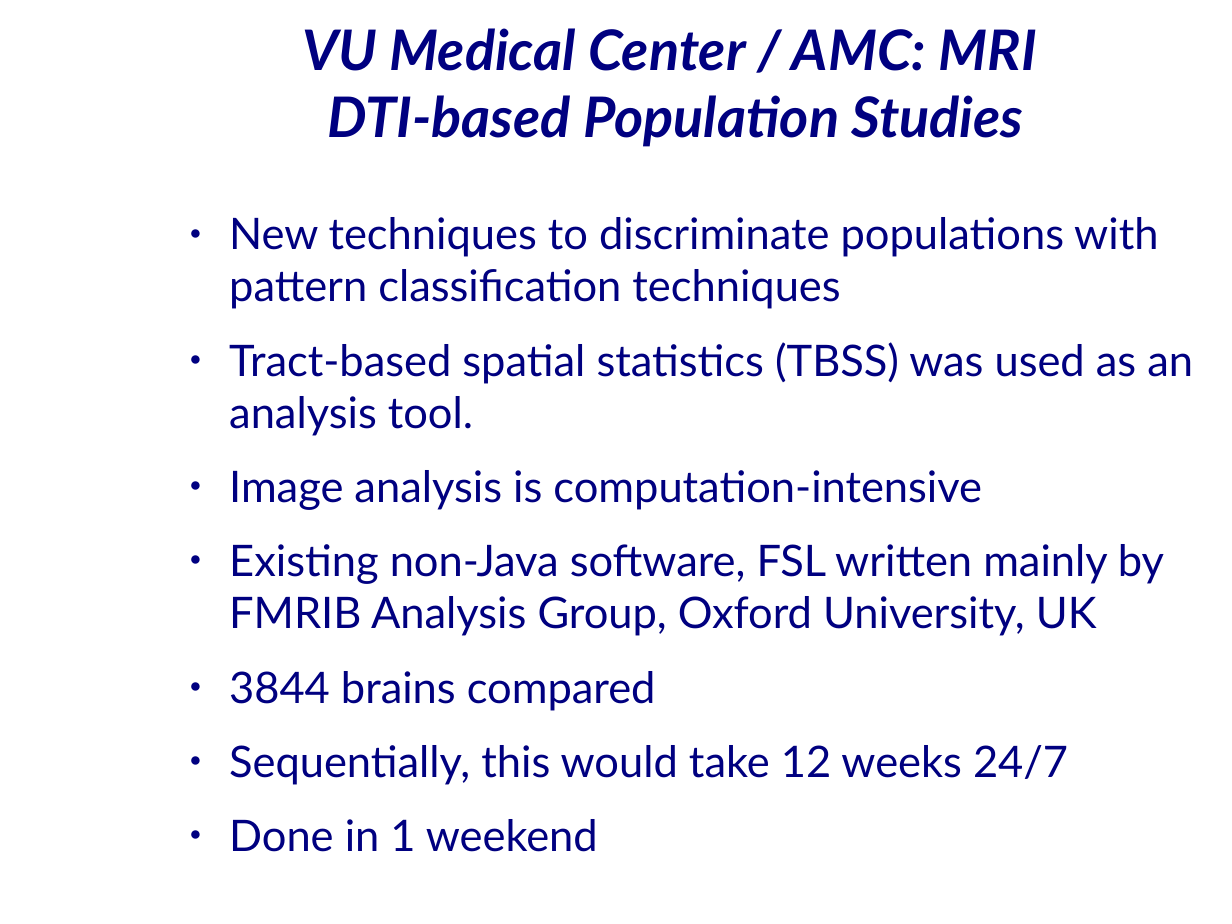
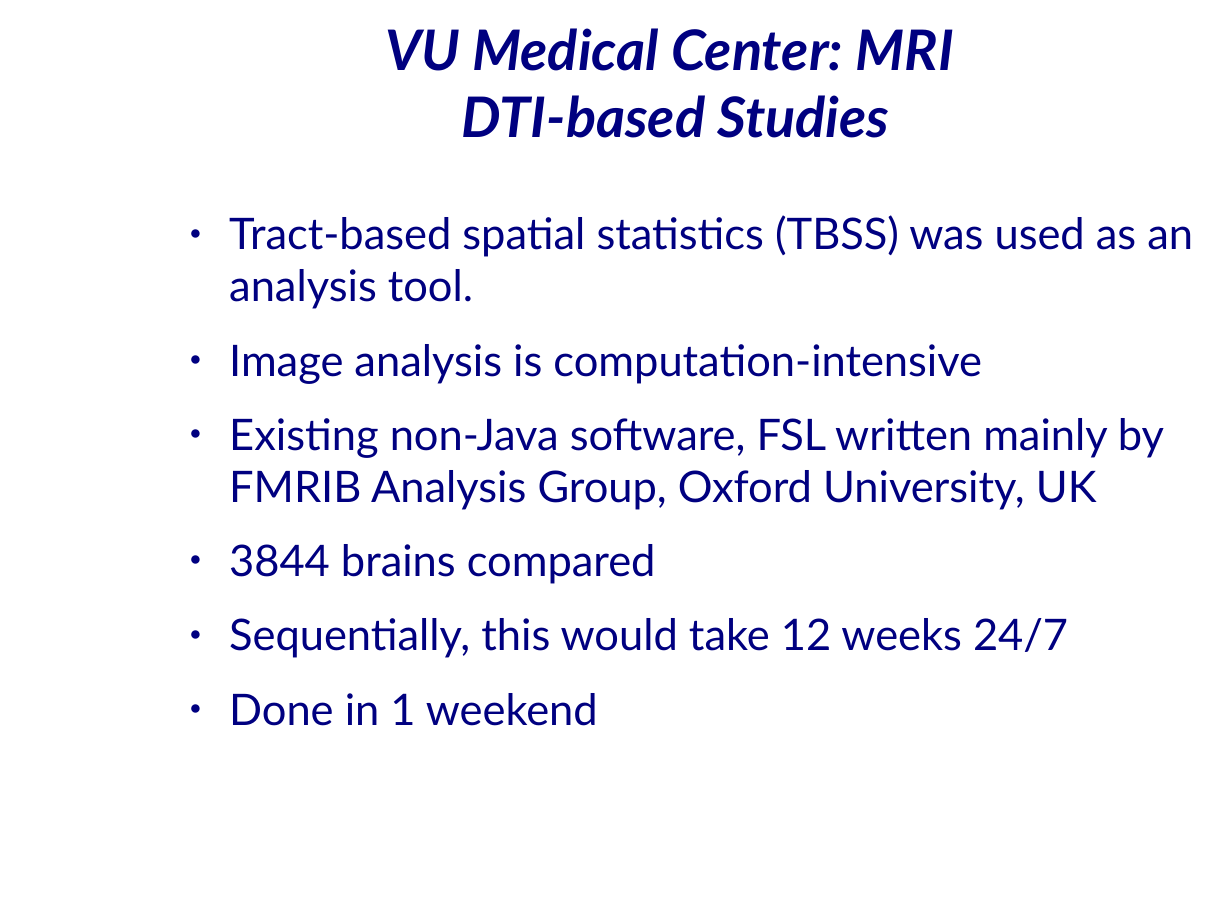
Before and after one commit to JungleComputing/www, a slide deck: slide 4 of tutorial/20080519-CCGrid08-Part-8-Users.odp (slide 5 before the commit). Drawn at 1232x924 pixels with LibreOffice and Linux fonts; fonts in the diff are those of the drawing; background and template pictures are left out. Boxes give left, top, right and bottom in pixels: in the first picture for what was removed or moved away, otherwise in the second. Text is boxed around its words. In the diff, an @@ line names an element or a change of style, - is before the commit and + after.

```diff
--- a/tutorial/20080519-CCGrid08-Part-8-Users.odp
+++ b/tutorial/20080519-CCGrid08-Part-8-Users.odp
@@ title at bbox=[385, 28, 954, 138]: text changed @@
-VU Medical Center / AMC: MRI
-DTI-based Population Studies
+VU Medical Center: MRI
+DTI-based Studies
@@ text at bbox=[229, 217, 1158, 309]: paragraph removed @@
-● New techniques to discriminate populations with pattern classification techniques
```
Also in this commit, not shown: 3 other slides changed, 1 slide removed, 1 other file.
